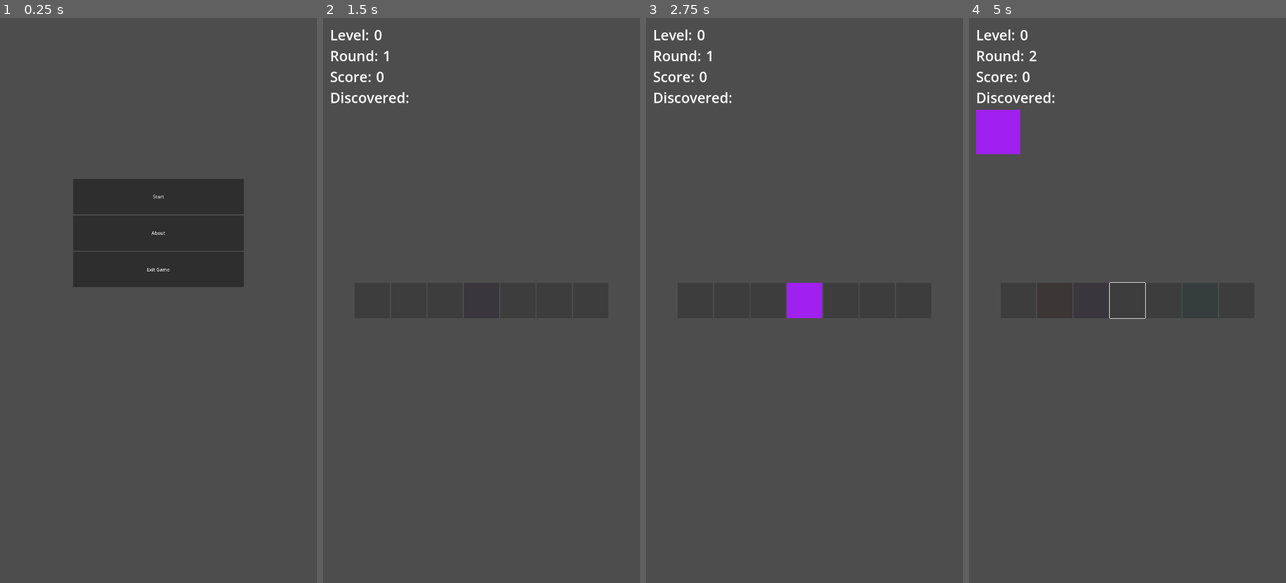
Above: before the commit, frames 1-4 (left to right).
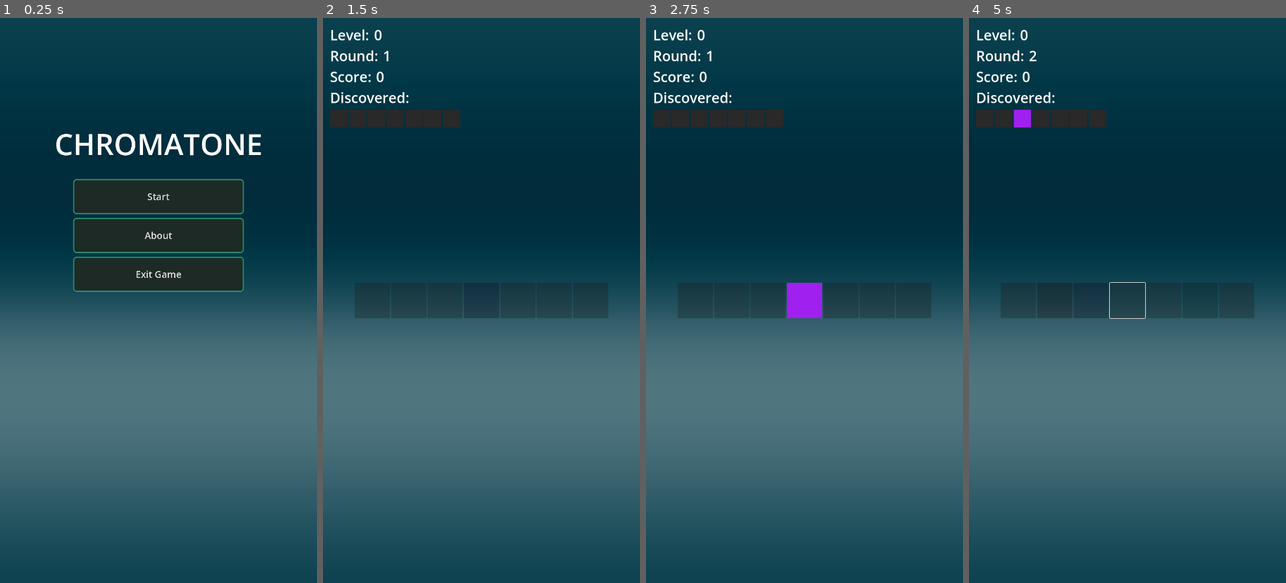
Above: after the commit, the same moments.

Repository: nenomancer/chromatone
Game: Godot game, scene res://scenes/main.tscn
Two runs of this game, one before a commit and one after it. Both use one fixed random seed, a clock stepped at 60 frames per second and the inputs below. The project has no main scene, so this scene is started directly.
Inputs (mouse positions are in pixels of both pictures, inside the frame that each line leads up to):
- Up to frame 1 (0.25 s): no input
- Up to frame 2 (1.5 s): click "Start" at 0.5 s; tap Enter at 1.25 s
- Up to frame 3 (2.75 s): tap Space at 2 s
- Up to frame 4 (5 s): click (1127, 300) at 2.75 s; tap Enter at 3.5 s; tap Space at 4.25 s

The runs differ from the first frame. In frame 1, 91% of the frame differs, in the area x 0-100%, y 0-100%; in frame 2, 99%; in frame 3, 98%; in frame 4, 99%.

Commit message:
refactor stuff, rename stuff, order discovered notes, add combos

Diff:
--- a/game_manager.gd
+++ b/game_manager.gd
@@ -3,7 +3,7 @@
 signal round_changed
 signal level_changed
 signal score_changed
-signal note_discovered
+signal note_discovered(note: String)
 
 var available_notes: Array = ["C", "D", "E", "F", "G", "A", "B"]
 var available_colors: Array = [Color.RED, Color.GREEN, Color.BLUE, Color.YELLOW, Color.PURPLE, Color.ORANGE, Color.CYAN]
@@ -51,7 +51,7 @@
 const LEVELS: String = "res://scenes/levels.tscn"
 const WARMUP: String = "res://scenes/warmup.tscn"
 const MAIN: String = "res://scenes/main.tscn"
-const DIALOGUE: String = "res://scenes/dialogue.tscn"
+const DIALOGUE: String = "res://scenes/after_level.tscn"
 const BUTTONS = preload("res://scenes/buttons.tscn")
 const INFO = preload("res://scenes/info.tscn")
 const GUESS_COUNTER = preload("res://scenes/guess_counter.tscn")
@@ -82,9 +82,8 @@
 		_note_audio_player.play()
 
 func assign_warmup_notes():
-	print("SIZE: ", warmup_notes.size())
 	var other_notes = available_notes.filter(func(note): return note not in warmup_notes)
-	for i in range(warmup_notes.size() + 1):
+	for i in range(mini(warmup_notes.size() + 1, 2)):
 		var note = get_random_note(other_notes)
 		warmup_notes.append(note)
 
@@ -93,7 +92,7 @@
 
 func add_discovered_note(note: String):
 	discovered_notes.append(note)
-	emit_signal("note_discovered")
+	emit_signal("note_discovered", note)
 
 func get_undiscovered_notes() -> Array:
 	return available_notes.filter(func(element): return not discovered_notes.has(element))
@@ -139,3 +138,25 @@
 		previous_note = note
 		melody.append(note)
 	return melody
+
+func show_notification_popup(button: Button):
+	var note = button.get_meta("note")
+	var color = button.modulate
+	var position = button.position
+	var label = Label.new()
+
+	label.text = note + " Discovered!"
+	label.z_index = 1
+	label.set("theme_override_colors/font_color", color)
+	label.set("theme_override_font_sizes/font_size", 32)
+
+	#label.horizontal_alignment = HORIZONTAL_ALIGNMENT_CENTER
+	label.position = Vector2(0, -200)
+	button.get_parent().get_parent().add_child(label)
+
+	var tween = get_tree().create_tween()
+	tween.tween_property(label, "position", Vector2(0, -220), 1)
+	tween.tween_property(label, "modulate", Color(color.r, color.g, color.b, 0), 1)
+
+	await tween.finished
+	label.queue_free()
--- a/scenes/dialogue.tscn
+++ b/scenes/after_level.tscn
@@ -1,6 +1,6 @@
 [gd_scene load_steps=2 format=3 uid="uid://cg1a3efqkm8ni"]
 
-[ext_resource type="Script" path="res://scripts/dialogue.gd" id="1_fjkha"]
+[ext_resource type="Script" path="res://scripts/after_level.gd" id="1_fjkha"]
 
 [node name="Dialogue" type="Control" node_paths=PackedStringArray("discovered_notes_display", "next_level_button")]
 layout_mode = 3
@@ -13,36 +13,43 @@
 discovered_notes_display = NodePath("DiscoveredNotesDisplay")
 next_level_button = NodePath("StartLevel")
 
-[node name="Info1" type="Label" parent="."]
+[node name="VBoxContainer" type="VBoxContainer" parent="."]
+custom_minimum_size = Vector2(680, 0)
 layout_mode = 1
 anchors_preset = 5
 anchor_left = 0.5
 anchor_right = 0.5
-offset_left = -371.0
-offset_top = 615.0
-offset_right = 359.0
-offset_bottom = 723.0
+offset_left = -340.0
+offset_top = 409.0
+offset_right = 340.0
+offset_bottom = 846.0
 grow_horizontal = 2
-theme_override_font_sizes/font_size = 24
+theme_override_constants/separation = 32
+
+[node name="Info1" type="Label" parent="VBoxContainer"]
+custom_minimum_size = Vector2(420, 0)
+layout_mode = 2
+theme_override_font_sizes/font_size = 36
 text = "Congratulations!
-You passed the warmup rounds and discovered 3 notes!"
+"
 horizontal_alignment = 1
-autowrap_mode = 3
+autowrap_mode = 2
 
-[node name="Info2" type="Label" parent="."]
-layout_mode = 1
-anchors_preset = 5
-anchor_left = 0.5
-anchor_right = 0.5
-offset_left = -328.0
-offset_top = 749.0
-offset_right = 316.0
-offset_bottom = 857.0
-grow_horizontal = 2
-theme_override_font_sizes/font_size = 24
+[node name="Info2" type="Label" parent="VBoxContainer"]
+custom_minimum_size = Vector2(420, 0)
+layout_mode = 2
+theme_override_font_sizes/font_size = 36
+text = "You passed the warmup round, scored 123 points and discovered 3 notes!"
+horizontal_alignment = 1
+autowrap_mode = 2
+
+[node name="Info3" type="Label" parent="VBoxContainer"]
+custom_minimum_size = Vector2(420, 0)
+layout_mode = 2
+theme_override_font_sizes/font_size = 36
 text = "You can try them out by clicking, or continue to the next level."
 horizontal_alignment = 1
-autowrap_mode = 3
+autowrap_mode = 2
 
 [node name="DiscoveredNotesDisplay" type="HBoxContainer" parent="."]
 layout_mode = 1
@@ -66,9 +73,9 @@
 anchor_right = 0.5
 anchor_bottom = 0.5
 offset_left = -270.0
-offset_top = 204.0
+offset_top = 310.0
 offset_right = 270.0
-offset_bottom = 345.0
+offset_bottom = 451.0
 grow_horizontal = 2
 grow_vertical = 2
 theme_override_font_sizes/font_size = 36
--- a/scenes/background_music.tscn
+++ b/scenes/background_music.tscn
@@ -1,8 +1,19 @@
-[gd_scene load_steps=2 format=3 uid="uid://civ6sd35fssuk"]
+[gd_scene load_steps=4 format=3 uid="uid://civ6sd35fssuk"]
 
 [ext_resource type="AudioStream" uid="uid://bg3eghimkyw3j" path="res://sounds/background/bg_music.wav" id="1_4m6xr"]
+[ext_resource type="Shader" uid="uid://crl47dsbvqy1m" path="res://scenes/background_shader.tres" id="2_c2dt4"]
+
+[sub_resource type="ShaderMaterial" id="ShaderMaterial_knuru"]
+shader = ExtResource("2_c2dt4")
 
 [node name="AudioStreamPlayer" type="AudioStreamPlayer"]
 stream = ExtResource("1_4m6xr")
 volume_db = -8.0
 autoplay = true
+
+[node name="ColorRect" type="ColorRect" parent="."]
+material = SubResource("ShaderMaterial_knuru")
+offset_left = -72.0
+offset_top = -56.0
+offset_right = 1176.0
+offset_bottom = 2004.0
--- /dev/null
+++ b/scenes/background_shader.tres
@@ -0,0 +1,70 @@
+[gd_resource type="VisualShader" load_steps=8 format=3 uid="uid://crl47dsbvqy1m"]
+
+[sub_resource type="VisualShaderNodeInput" id="VisualShaderNodeInput_7ffvn"]
+output_port_for_preview = 2
+expanded_output_ports = [0]
+input_name = "uv"
+
+[sub_resource type="VisualShaderNodeColorOp" id="VisualShaderNodeColorOp_6ebh2"]
+output_port_for_preview = 0
+
+[sub_resource type="VisualShaderNodeColorFunc" id="VisualShaderNodeColorFunc_uydoh"]
+
+[sub_resource type="VisualShaderNodeColorConstant" id="VisualShaderNodeColorConstant_dusvx"]
+constant = Color(0.0459805, 0.251211, 0.306853, 1)
+
+[sub_resource type="Curve" id="Curve_ll27m"]
+_data = [Vector2(0, 0), 0.0, 0.0, 0, 0, Vector2(0.510755, 0.122026), 2.53234, 2.53234, 0, 0, Vector2(1, 0), 0.0, 0.0, 0, 0]
+point_count = 3
+
+[sub_resource type="CurveTexture" id="CurveTexture_ls4gn"]
+curve = SubResource("Curve_ll27m")
+
+[sub_resource type="VisualShaderNodeCurveTexture" id="VisualShaderNodeCurveTexture_vtgla"]
+texture = SubResource("CurveTexture_ls4gn")
+
+[resource]
+code = "shader_type canvas_item;
+render_mode blend_mix;
+
+uniform sampler2D curve_frg_8 : repeat_disable;
+
+
+
+void fragment() {
+// Input:2
+	vec2 n_out2p0 = UV;
+	float n_out2p2 = n_out2p0.g;
+
+
+// CurveTexture:8
+	float n_out8p0 = texture(curve_frg_8, vec2(n_out2p2)).r;
+
+
+// ColorConstant:7
+	vec4 n_out7p0 = vec4(0.045980, 0.251211, 0.306853, 1.000000);
+
+
+// ColorOp:5
+	vec3 n_out5p0 = vec3(1.0) - (vec3(1.0) - vec3(n_out8p0)) * (vec3(1.0) - vec3(n_out7p0.xyz));
+
+
+// Output:0
+	COLOR.rgb = n_out5p0;
+
+
+}
+"
+mode = 1
+flags/light_only = false
+nodes/fragment/2/node = SubResource("VisualShaderNodeInput_7ffvn")
+nodes/fragment/2/position = Vector2(-2480, 100)
+nodes/fragment/5/node = SubResource("VisualShaderNodeColorOp_6ebh2")
+nodes/fragment/5/position = Vector2(-600, 140)
+nodes/fragment/6/node = SubResource("VisualShaderNodeColorFunc_uydoh")
+nodes/fragment/6/position = Vector2(-600, 840)
+nodes/fragment/7/node = SubResource("VisualShaderNodeColorConstant_dusvx")
+nodes/fragment/7/position = Vector2(-1220.99, 838.374)
+nodes/fragment/8/node = SubResource("VisualShaderNodeCurveTexture_vtgla")
+nodes/fragment/8/position = Vector2(-1600, 220)
+nodes/fragment/connections = PackedInt32Array(7, 0, 5, 1, 5, 0, 0, 0, 2, 2, 8, 0, 8, 0, 5, 0)
--- /dev/null
+++ b/scenes/button_texture.tres
@@ -0,0 +1,13 @@
+[gd_resource type="StyleBoxFlat" format=3 uid="uid://7sakgupwpreo"]
+
+[resource]
+bg_color = Color(0.116414, 0.163822, 0.144238, 1)
+border_width_left = 4
+border_width_top = 4
+border_width_right = 4
+border_width_bottom = 4
+border_color = Color(0.15748, 0.547984, 0.421733, 1)
+corner_radius_top_left = 12
+corner_radius_top_right = 12
+corner_radius_bottom_right = 12
+corner_radius_bottom_left = 12
--- /dev/null
+++ b/scenes/button_theme.tres
@@ -0,0 +1,22 @@
+[gd_resource type="Theme" load_steps=3 format=3 uid="uid://b7ld37g4ndx1g"]
+
+[ext_resource type="StyleBox" uid="uid://7sakgupwpreo" path="res://scenes/button_texture.tres" id="1_o07q6"]
+
+[sub_resource type="StyleBoxFlat" id="StyleBoxFlat_m605l"]
+bg_color = Color(0.121143, 0.289171, 0.249689, 1)
+border_width_left = 4
+border_width_top = 4
+border_width_right = 4
+border_width_bottom = 4
+border_color = Color(0.137756, 0.621715, 0.497935, 1)
+corner_radius_top_left = 12
+corner_radius_top_right = 12
+corner_radius_bottom_right = 12
+corner_radius_bottom_left = 12
+
+[resource]
+Button/styles/disabled = null
+Button/styles/focus = null
+Button/styles/hover = SubResource("StyleBoxFlat_m605l")
+Button/styles/normal = ExtResource("1_o07q6")
+Button/styles/pressed = ExtResource("1_o07q6")
--- a/scenes/guess_counter.tscn
+++ b/scenes/guess_counter.tscn
@@ -8,10 +8,10 @@
 anchor_top = 0.5
 anchor_right = 0.5
 anchor_bottom = 0.5
-offset_left = -20.0
-offset_top = -308.0
-offset_right = 20.0
-offset_bottom = -268.0
+offset_left = -222.0
+offset_top = -376.0
+offset_right = 222.0
+offset_bottom = -316.0
 grow_horizontal = 2
 grow_vertical = 2
 script = ExtResource("1_08ksw")
--- a/scenes/info.tscn
+++ b/scenes/info.tscn
@@ -93,3 +93,38 @@
 
 [node name="DiscoveredNotesDisplay" type="HBoxContainer" parent="MarginContainer2/MarginContainer/Discovered"]
 layout_mode = 2
+
+[node name="ColorRect" type="ColorRect" parent="MarginContainer2/MarginContainer/Discovered/DiscoveredNotesDisplay"]
+custom_minimum_size = Vector2(60, 60)
+layout_mode = 2
+color = Color(0.162066, 0.162066, 0.162066, 1)
+
+[node name="ColorRect2" type="ColorRect" parent="MarginContainer2/MarginContainer/Discovered/DiscoveredNotesDisplay"]
+custom_minimum_size = Vector2(60, 60)
+layout_mode = 2
+color = Color(0.162066, 0.162066, 0.162066, 1)
+
+[node name="ColorRect3" type="ColorRect" parent="MarginContainer2/MarginContainer/Discovered/DiscoveredNotesDisplay"]
+custom_minimum_size = Vector2(60, 60)
+layout_mode = 2
+color = Color(0.162066, 0.162066, 0.162066, 1)
+
+[node name="ColorRect4" type="ColorRect" parent="MarginContainer2/MarginContainer/Discovered/DiscoveredNotesDisplay"]
+custom_minimum_size = Vector2(60, 60)
+layout_mode = 2
+color = Color(0.162066, 0.162066, 0.162066, 1)
+
+[node name="ColorRect5" type="ColorRect" parent="MarginContainer2/MarginContainer/Discovered/DiscoveredNotesDisplay"]
+custom_minimum_size = Vector2(60, 60)
+layout_mode = 2
+color = Color(0.162066, 0.162066, 0.162066, 1)
+
+[node name="ColorRect6" type="ColorRect" parent="MarginContainer2/MarginContainer/Discovered/DiscoveredNotesDisplay"]
+custom_minimum_size = Vector2(60, 60)
+layout_mode = 2
+color = Color(0.162066, 0.162066, 0.162066, 1)
+
+[node name="ColorRect7" type="ColorRect" parent="MarginContainer2/MarginContainer/Discovered/DiscoveredNotesDisplay"]
+custom_minimum_size = Vector2(60, 60)
+layout_mode = 2
+color = Color(0.162066, 0.162066, 0.162066, 1)
--- a/scenes/main.tscn
+++ b/scenes/main.tscn
@@ -1,6 +1,7 @@
-[gd_scene load_steps=2 format=3 uid="uid://uu254rm3t7ih"]
+[gd_scene load_steps=3 format=3 uid="uid://uu254rm3t7ih"]
 
 [ext_resource type="Script" path="res://scripts/main.gd" id="1_ra6y2"]
+[ext_resource type="Theme" uid="uid://b7ld37g4ndx1g" path="res://scenes/button_theme.tres" id="2_gxwxe"]
 
 [node name="Main" type="Control" node_paths=PackedStringArray("start_button", "about_button", "exit_button")]
 layout_mode = 3
@@ -26,22 +27,44 @@
 offset_bottom = 413.0
 grow_horizontal = 2
 grow_vertical = 2
+theme_override_constants/separation = 12
 
 [node name="StartGame" type="Button" parent="VBoxContainer"]
 custom_minimum_size = Vector2(0, 120)
 layout_mode = 2
+theme = ExtResource("2_gxwxe")
+theme_override_font_sizes/font_size = 32
 text = "Start
 "
 
 [node name="About" type="Button" parent="VBoxContainer"]
 custom_minimum_size = Vector2(0, 120)
 layout_mode = 2
+theme = ExtResource("2_gxwxe")
+theme_override_font_sizes/font_size = 32
 text = "About"
 
 [node name="Exit" type="Button" parent="VBoxContainer"]
 custom_minimum_size = Vector2(0, 120)
 layout_mode = 2
+theme = ExtResource("2_gxwxe")
+theme_override_font_sizes/font_size = 32
 text = "Exit Game"
+
+[node name="Label" type="Label" parent="."]
+layout_mode = 1
+anchors_preset = 5
+anchor_left = 0.5
+anchor_right = 0.5
+offset_left = -453.0
+offset_top = 340.0
+offset_right = 454.0
+offset_bottom = 515.0
+grow_horizontal = 2
+theme_override_font_sizes/font_size = 100
+text = "CHROMATONE"
+horizontal_alignment = 1
+vertical_alignment = 1
 
 [connection signal="pressed" from="VBoxContainer/StartGame" to="." method="_on_start_game_pressed"]
 [connection signal="pressed" from="VBoxContainer/About" to="." method="_on_start_game_pressed"]
--- a/scripts/dialogue.gd
+++ b/scripts/after_level.gd
@@ -11,7 +11,12 @@
 		placeholder = 'the warmup round'
 	else:
 		placeholder = 'level ' + var_to_str(GameManager.current_round)
-	$Info1.text = 'Congratulations! You just passed ' + placeholder + '!'
+
+	var discovered_notes_size = var_to_str(GameManager.discovered_notes.size())
+	var score = var_to_str(GameManager.current_score)
+	$VBoxContainer/Info2.text = 'You passed ' + placeholder + \
+	', scored ' + score + \
+	' points and discovered ' + discovered_notes_size + ' notes!'
 	load_buttons()
 
 func _start_next_level() -> void:
@@ -24,5 +29,6 @@
 	buttons_ui.assign_color_to_buttons(func(note): return note in GameManager.discovered_notes, false)
 	buttons_ui.enable_discovered_buttons()
 
-func on_dialogue_press(note) -> void:
+func on_dialogue_press(button: Button) -> void:
+	var note = button.get_meta("note")
 	GameManager.play_note(note, GameManager.SOUNDS.ANSWER)
--- a/scripts/buttons.gd
+++ b/scripts/buttons.gd
@@ -1,6 +1,6 @@
 extends Control
 
-signal note_selected(color)
+signal note_selected(button)
 
 @onready var _buttons = $GridContainer.get_children()
 
@@ -22,12 +22,13 @@
 
 		# Enable buttons if they're warmup notes and not yet discovered
 		if (GameManager.warmup_notes.has(note) and not GameManager.discovered_notes.has(note)):
-			print(note + " should be here")
 			button.disabled = false
 
 func on_button_pressed(_button):
-	emit_signal("note_selected", _button.get_meta("note"))
+	#emit_signal("note_selected", _button.get_meta("note"))
+	emit_signal("note_selected", _button)
 
+# Use this for the in-game discovered notes as well, so they're not shuffled
 func assign_color_to_buttons(condition: Callable, shuffle: bool = true):
 	clear_color_from_buttons()
 	var note_list = GameManager.color_note_pairs.keys()
--- a/scripts/info.gd
+++ b/scripts/info.gd
@@ -5,15 +5,24 @@
 @export var round_display: Label
 @export var score_display: Label
 
+@onready var _discovered_colors: Array = discovered_notes_display.get_children()
+
 func _ready() -> void:
+	set_color_notes_shiet()
 	connect_signals()
 	update_discovered_notes()
 
+
+func set_color_notes_shiet():
+	var notes = GameManager.available_notes
+	for i in range(_discovered_colors.size()):
+		_discovered_colors[i].set_meta("note", notes[i])
+		#_discovered_colors[i].modulate = GameManager.color_note_pairs[notes[i]]["color"]
 func connect_signals() -> void:
 	GameManager.connect("round_changed", update_round)
 	GameManager.connect("level_changed", update_level)
 	GameManager.connect("score_changed", update_score)
-	GameManager.connect("note_discovered", update_discovered_notes)
+	GameManager.connect("note_discovered", add_discovered_note)
 
 func update_round() -> void:
 	round_display.text = var_to_str(GameManager.current_round)
@@ -25,16 +34,16 @@
 	score_display.text = var_to_str(GameManager.current_score)
 
 func update_discovered_notes():
-	for child in discovered_notes_display.get_children():
-		discovered_notes_display.remove_child(child)
-		child.queue_free()
+	for rect in _discovered_colors:
+		var note = rect.get_meta('note')
+		if note in GameManager.discovered_notes:
+			var color = GameManager.color_note_pairs[note]['color'] # Ova realno treba da e funkcija
+			rect.color = color
 
-	for note in GameManager.discovered_notes:
-		add_discovered_note(note)
 
 func add_discovered_note(note: String):
-	var color = GameManager.color_note_pairs[note]['color']
-	var discovered_note = ColorRect.new()
-	discovered_note.color = color
-	discovered_note.custom_minimum_size = Vector2(150, 150)
-	discovered_notes_display.add_child(discovered_note)
+	var rect = _discovered_colors.filter(func(rect): return rect.get_meta("note") == note)[0]
+	var color = GameManager.color_note_pairs[note]['color'] # Ova realno treba da e funkcija
+
+	if rect:
+		rect.color = Color(color.r, color.g, color.b, 1.0)
--- a/scripts/levels.gd
+++ b/scripts/levels.gd
@@ -36,7 +36,8 @@
 	_guess_counter = GameManager.GUESS_COUNTER.instantiate()
 	add_child(_guess_counter)
 
-func on_level_guess(note) -> void:
+func on_level_guess(button) -> void:
+	var note = button.get_meta("note")
 	GameManager.play_note(note, GameManager.SOUNDS.ANSWER)
 	_player_melody.append(note)
 
--- a/scripts/warmup.gd
+++ b/scripts/warmup.gd
@@ -20,12 +20,14 @@
 	_info = GameManager.INFO.instantiate()
 	add_child(_info)
 
-func on_warmup_guess(note) -> void:
+func on_warmup_guess(button: Button) -> void:
+	var note = button.get_meta("note")
 	GameManager.play_note(note, GameManager.SOUNDS.ANSWER)
 	_buttons.disable_buttons()
 
 	if (GameManager.current_note == note || GameManager.current_round - GameManager.discovered_notes.size() >= 3):
 		GameManager.add_discovered_note(note)
+		GameManager.show_notification_popup(button)
 		GameManager.assign_warmup_notes()
 
 	end_round()
